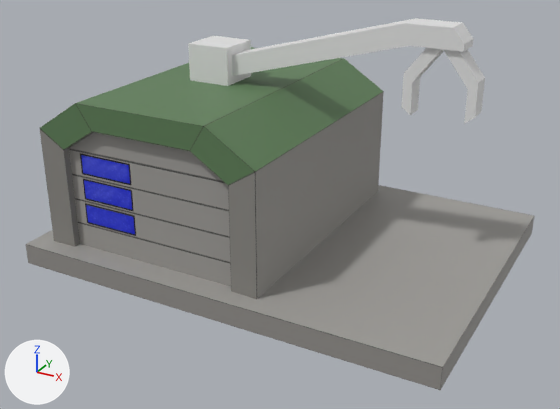
An edit to the glTF model assets/models/structures/vehicle_depot/vehicle_depot.gltf, drawn before and after from the same camera.
Both versions are drawn from a 50 mm lens placed at (48.0, -90.3, 50.2), pointed at (0.6, -4.0, 7.1). Arrows for +X, +Y and +Z are at lower left; the lights stay in place. Where no turn or scale is listed for an object, it has been applied to the vertices. Vertices at the same position are counted once.

In view in the first picture: 'Base', 'Crane', 'Cube.002', 'Cube.003', 'Cube.004', 'Garage', 'GarageDoor'.
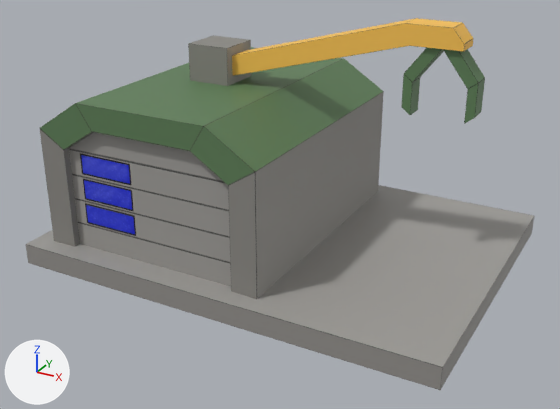
Where the change shows, as pixel boxes (x1, y1, x2, y2) in the pictures (560 x 409 px):
'Cube.002', recoloured (grey to orange): (232, 18, 474, 76) in both
'Crane', recoloured: (188, 35, 251, 86) in both
'Cube.004', recoloured, surface changed (grey to green): (444, 49, 485, 124) in both
'Cube.003', recoloured (grey to green): (401, 48, 444, 115) in both

What changed in the scene script:
```text
Add img_crane:
    img_crane = load_image('crane', 'crane.png', 1024, 1024, 'sRGB')
Add mat_crane:
    mat_crane = principled_material('crane')
    mat_crane.texture = img_crane
Change me_cube_006:
    where me_cube_006.from_pydata(...)  # 8 vertices, 10 faces; spans x -14.26..-8.03, y -3.11..3.11, z 21.44..27.67
    add me_cube_006.materials.append(mat_crane)  # picture img_crane
Change me_cube_005:
    where me_cube_005.from_pydata(...)  # 14 vertices, 22 faces; spans x -8.8..23.6, y -1.8..1.8, z 23.6..33.0
    add me_cube_005.materials.append(mat_crane)  # picture img_crane
Change me_cube_008:
    where me_cube_008.from_pydata(...)  # 12 vertices, 18 faces; spans x 16.31..21.27, y -1.41..1.41, z 21.66..31.71
    add me_cube_008.materials.append(mat_crane)  # picture img_crane
Change me_cube_009:
    where me_cube_009.from_pydata(...)  # 12 vertices, 18 faces; spans x 20.56..25.53, y -1.41..1.41, z 21.66..31.71
    used by ob_cube_004; location = (0.0, 0.0, 0.0)
    me_cube_009 part 1: texture (UV) coordinates of 18 of 18 faces, centred in x 21.82..25.53, y -1.41..1.41, z 21.97..30.08, changed; they spanned u 0.46..0.73, v 0.0..0.81 and now span u 0.46..0.86, v 0.0..0.59
    add me_cube_009.materials.append(mat_crane)  # picture img_crane
```
